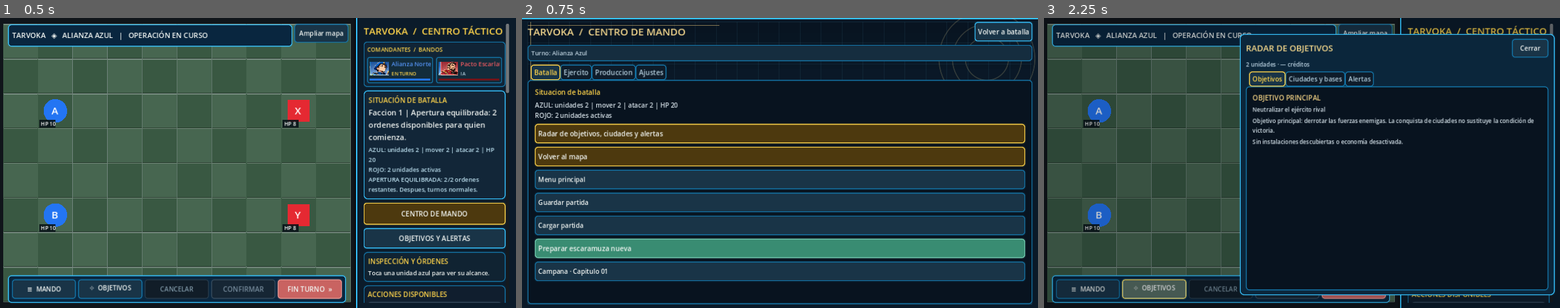
Above: before the commit, frames 1-3 (left to right).
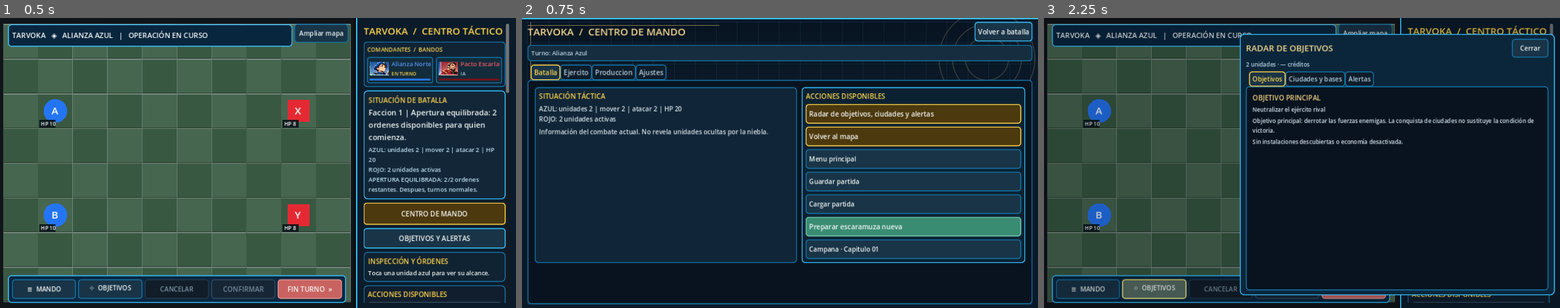
Above: after the commit, the same moments.

Repository: edwinrodri12/Tarvoka
Game: Godot game, scene res://scenes/Main.tscn
Same seed, same stepped clock (60 frames per second), same inputs: the game is played once before the commit and once after it.
Inputs:
- Up to frame 1 (0.5 s): no input
- Up to frame 2 (0.75 s): click "≡ MANDO" at 0.5 s
- Up to frame 3 (2.25 s): click "Volver al mapa" at 1.25 s; click "⌖ OBJETIVOS" at 2 s

Frame 1 is identical in both runs. In frame 2, 42% of the frame differs, in the area x 2-98%, y 23-91%; in frame 3, nothing differs.

Commit message:
feat(ui): two-column battle/settings dashboards and live, save-safe preference labels

Diff:
--- a/scripts/ui/CommandMenu.gd
+++ b/scripts/ui/CommandMenu.gd
@@ -40,6 +40,9 @@
 var comparison_catalog_role := ""
 var production_site_key := ""
 var comparison_preview: Control
+var battle_columns: BoxContainer
+var settings_columns: BoxContainer
+var settings_buttons: Dictionary = {}
 
 # Full-screen, legible controller on phone and tablet. Hidden during combat;
 # the map receives all touches until the player explicitly opens the drawer.
@@ -119,6 +122,46 @@
     for child in body.get_children():
         body.remove_child(child)
         child.queue_free()
+
+# Two adjacent mission surfaces, rather than one full-width list of controls.
+# The root is still the original scrolling tab; no commands or callbacks are
+# duplicated, so landscape phones remain functional at smaller densities.
+func _dashboard_columns(parent: VBoxContainer, title: String) -> Dictionary:
+    var rail := BoxContainer.new()
+    rail.name = title
+    rail.size_flags_horizontal = Control.SIZE_EXPAND_FILL
+    rail.add_theme_constant_override("separation",12)
+    parent.add_child(rail)
+    var sections: Array[VBoxContainer] = []
+    for i in range(2):
+        var panel := PanelContainer.new()
+        panel.size_flags_horizontal = Control.SIZE_EXPAND_FILL
+        panel.size_flags_stretch_ratio = 1.08 if i == 0 else 0.92
+        panel.add_theme_stylebox_override("panel",Chrome.box_style(
+            Color("#102638") if i == 0 else Color("#0B2132"),
+            Chrome.EDGE if i == 0 else Chrome.EDGE_BRIGHT,8,10))
+        rail.add_child(panel)
+        var section := VBoxContainer.new()
+        section.size_flags_horizontal = Control.SIZE_EXPAND_FILL
+        section.add_theme_constant_override("separation",8)
+        panel.add_child(section)
+        sections.append(section)
+    return {"rail":rail,"left":sections[0],"right":sections[1]}
+
+func refresh_settings_controls() -> void:
+    # Keep toggle labels in sync without rebuilding the entire scroll view
+    # after each press. The existing preferences remain saved by Main.gd.
+    if board == null or settings_buttons.is_empty():
+        return
+    if settings_buttons.has("view"):
+        settings_buttons["view"].text = "Vista: %s" % (
+            "isométrica" if bool(board.iso_enabled) else "clásica")
+    if settings_buttons.has("battery"):
+        settings_buttons["battery"].text = "Ahorro de batería: %s" % (
+            "activado" if bool(board.battery_saver) else "desactivado")
+    if settings_buttons.has("minimap"):
+        settings_buttons["minimap"].text = "Minimapa: %s" % (
+            "visible" if minimap_enabled else "oculto")
 
 func _heading(body: VBoxContainer, content: String) -> void:
     var label := Label.new()
@@ -246,15 +289,21 @@
             turn_text += "  ·  %d creditos" % int(funds[viewer])
     info_label.text = turn_text
     _clear(battle_body)
-    _heading(battle_body,"Situacion de batalla")
-    _description(battle_body,BattleReport.field_summary(state))
-    _action(battle_body,"Radar de objetivos, ciudades y alertas",func(): objectives_requested.emit())
-    _action(battle_body,"Volver al mapa",func(): close_requested.emit())
-    _action(battle_body,"Menu principal",func(): home_requested.emit())
-    _action(battle_body,"Guardar partida",func(): save_requested.emit())
-    _action(battle_body,"Cargar partida",func(): load_requested.emit())
-    _action(battle_body,"Preparar escaramuza nueva",func(): new_battle_requested.emit())
-    _action(battle_body,"Campana · Capitulo 01",func(): campaign_requested.emit())
+    var tactical: Dictionary = _dashboard_columns(battle_body,"SituacionYAcciones")
+    battle_columns = tactical["rail"]
+    var situation: VBoxContainer = tactical["left"]
+    var commands: VBoxContainer = tactical["right"]
+    _heading(situation,"SITUACIÓN TÁCTICA")
+    _description(situation,BattleReport.field_summary(state))
+    _description(situation,"Información del combate actual. No revela unidades ocultas por la niebla.")
+    _heading(commands,"ACCIONES DISPONIBLES")
+    _action(commands,"Radar de objetivos, ciudades y alertas",func(): objectives_requested.emit())
+    _action(commands,"Volver al mapa",func(): close_requested.emit())
+    _action(commands,"Menu principal",func(): home_requested.emit())
+    _action(commands,"Guardar partida",func(): save_requested.emit())
+    _action(commands,"Cargar partida",func(): load_requested.emit())
+    _action(commands,"Preparar escaramuza nueva",func(): new_battle_requested.emit())
+    _action(commands,"Campana · Capitulo 01",func(): campaign_requested.emit())
 
     _clear(army_body)
     _heading(army_body,"Unidades propias")
@@ -322,15 +371,22 @@
                 _description(production_body,"No hay unidades disponibles para esta instalacion.")
 
     _clear(settings_body)
-    _heading(settings_body,"Controles y visualizacion")
-    _description(settings_body,"Las opciones visuales no cambian las estadisticas ni el resultado de batalla.")
-    _action(settings_body,"Vista: %s" % ("isométrica" if bool(board.iso_enabled) else "clásica"),func(): change_view_requested.emit())
-    _action(settings_body,"Ahorro de batería: %s" % ("activado" if bool(board.battery_saver) else "desactivado"),func(): battery_requested.emit())
-    _action(settings_body,"Minimapa: %s" % ("visible" if minimap_enabled else "oculto"),func(): minimap_requested.emit())
-    _description(settings_body,"Se guardan en este dispositivo automáticamente. El minimapa solo se muestra en vista isométrica.")
-    _description(settings_body,"Gestos: pellizca con dos dedos para acercar y alejar; desliza para mover la camara. Toca una unidad para consultar y despues confirma las ordenes.")
-    _heading(settings_body,"Terreno y ventajas")
-    _description(settings_body,"Carretera: vehiculos terrestres motorizados recorren 2 casillas por punto de movimiento. Infanteria: 1 casilla por punto. Bosque: cobertura +1; montana +2 y bonificacion por altura; ciudad: +1 cobertura.")
+    settings_buttons.clear()
+    var visual: Dictionary = _dashboard_columns(settings_body,"AjustesYGuia")
+    settings_columns = visual["rail"]
+    var switches: VBoxContainer = visual["left"]
+    var tutorial: VBoxContainer = visual["right"]
+    _heading(switches,"CONTROLES Y VISUALIZACIÓN")
+    _description(switches,"Las preferencias no modifican el combate, las unidades ni la dificultad.")
+    settings_buttons["view"] = _action(switches,"Vista: clásica",func(): change_view_requested.emit())
+    settings_buttons["battery"] = _action(switches,"Ahorro de batería: desactivado",func(): battery_requested.emit())
+    settings_buttons["minimap"] = _action(switches,"Minimapa: visible",func(): minimap_requested.emit())
+    refresh_settings_controls()
+    _description(switches,"Los ajustes se guardan en este dispositivo. El minimapa solo se muestra en vista isométrica.")
+    _heading(tutorial,"GESTOS Y TERRENO")
+    _description(tutorial,"Pellizca con dos dedos para acercar o alejar. Desliza para mover la cámara. Toca una unidad para consultarla y confirma las órdenes antes de ejecutarlas.")
+    _heading(tutorial,"Ventajas defensivas")
+    _description(tutorial,"Carretera: vehículos motorizados recorren 2 casillas por punto de movimiento; infantería, 1. Bosque: cobertura +1. Montaña: +2 y ventaja de altura. Ciudad: +1.")
 
 func _unhandled_key_input(event: InputEvent) -> void:
     if visible and event.is_action_pressed("ui_cancel"):
